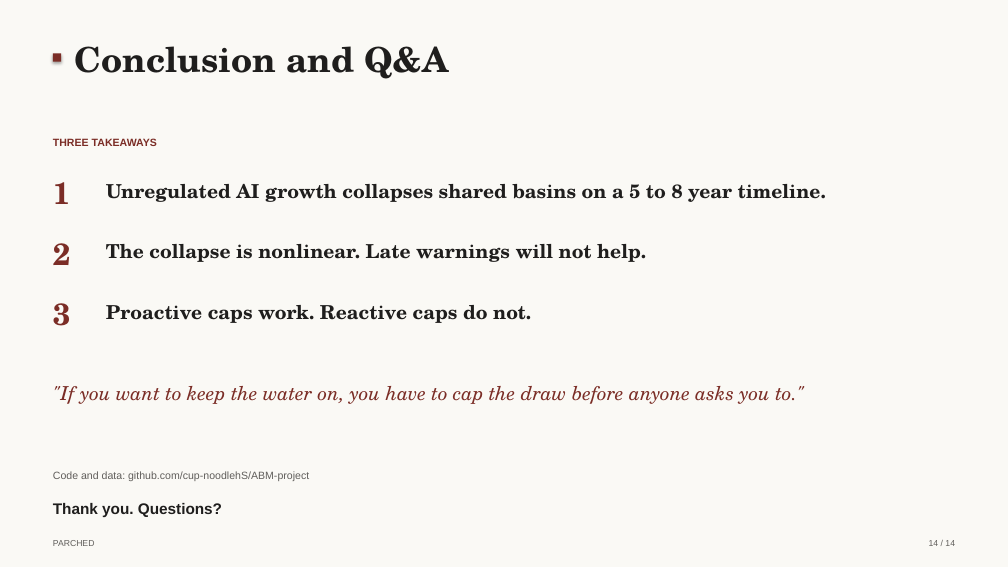
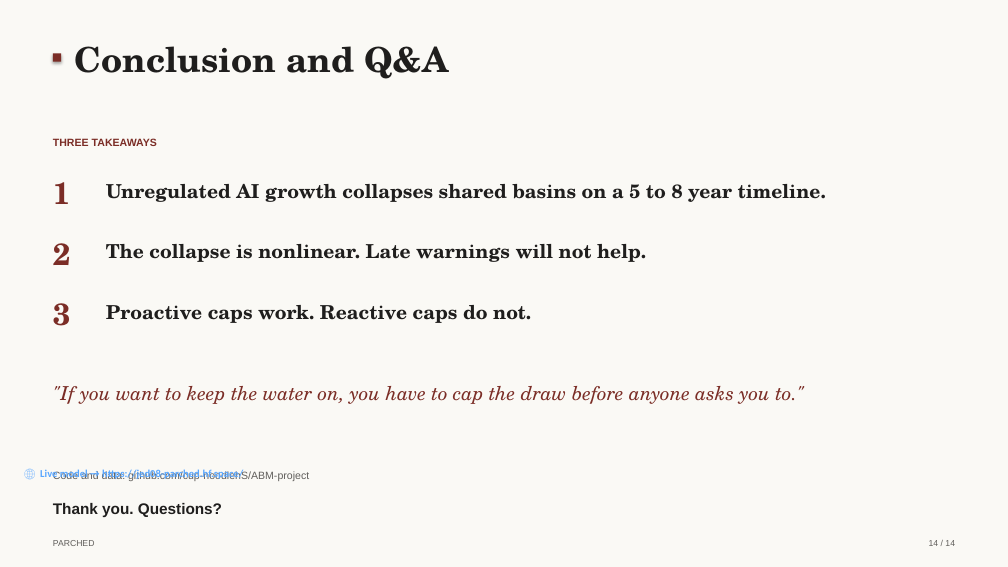
Before and after one commit to cup-noodlehS/ABM-project, a slide deck: slide 14 of presentation/PARCHED_final.pptx. Drawn at 1008x567 pixels with LibreOffice and Linux fonts; fonts in the diff are those of the drawing. Boxes give left, top, right and bottom in pixels: in the first picture for what was removed or moved away, otherwise in the second. Text is boxed around its words. In the diff, an @@ line names an element or a change of style, - is before the commit and + after.

```diff
--- a/presentation/PARCHED_final.pptx
+++ b/presentation/PARCHED_final.pptx
@@ text added at box(40, 469, 243, 480), 11 pt, text #58A6FF, bold @@
+🌐 Live model → https://jed08-parched.hf.space/
```
Also in this commit, not shown: 1 other slide changed.
